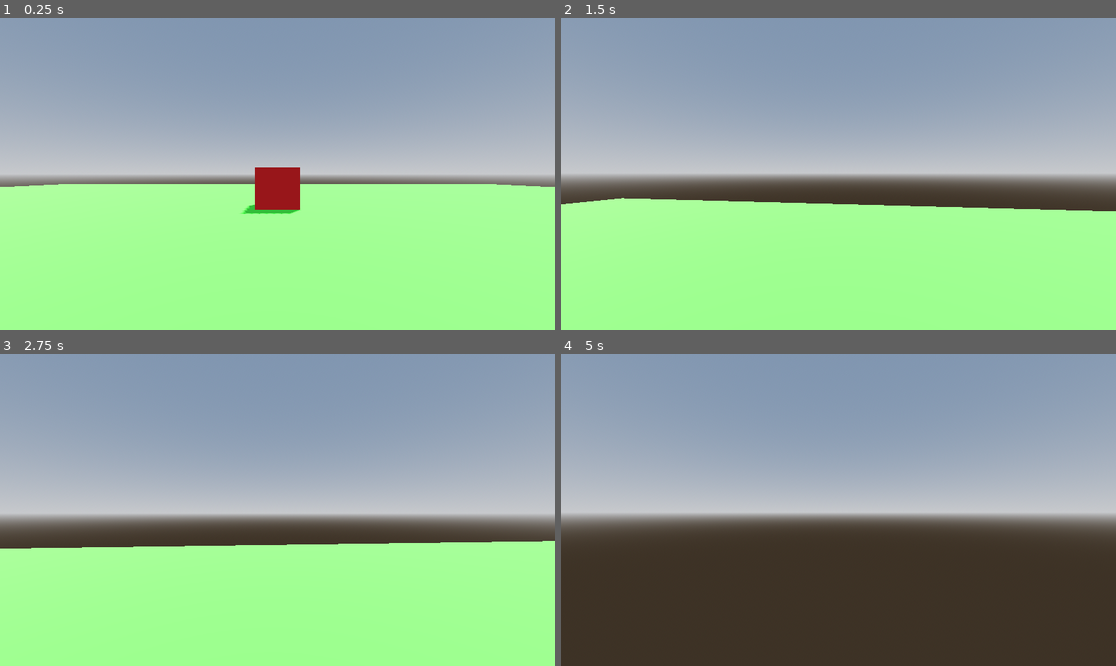
Above: before the commit, frames 1-4 (two rows, left to right).
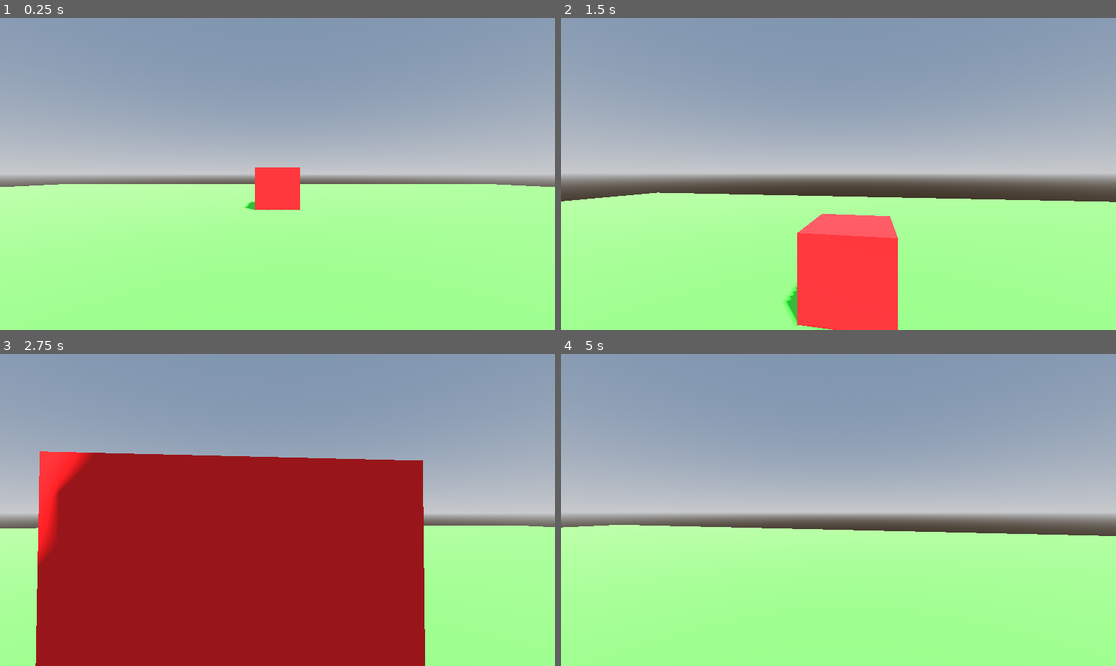
Above: after the commit, the same moments.

Repository: MrDragonMister/Raid_And_Rescue
Game: Godot game, scene res://node.tscn
Same seed, same stepped clock (60 frames per second), same inputs: the game is played once before the commit and once after it.
Inputs (mouse positions are in pixels of both pictures, inside the frame that each line leads up to):
- Up to frame 1 (0.25 s): no input
- Up to frame 2 (1.5 s): tap Enter at 0.5 s; move the mouse to (866, 174) at 0.52 s; hold Shift (crouch) 0.53-1.28 s; hold Up (ui_up) from 0.53 s (still down); tap Space (jump) at 0.77 s; move the mouse to (810, 174) at 1.27 s; tap Shift (crouch) at 1.35 s
- Up to frame 3 (2.75 s): keep holding Up (ui_up); tap Space (jump) at 1.52 s; move the mouse to (288, 503) at 2.02 s; hold Shift (crouch) from 2.03 s (still down)
- Up to frame 4 (5 s): keep holding Up (ui_up); move the mouse to (832, 516) at 2.77 s; release Shift (crouch) at 2.78 s; tap Shift (crouch) at 2.85, 4.35 s; tap Space (jump) at 3.02, 3.77, 4.52 s; move the mouse to (877, 513) at 3.52 s; hold Shift (crouch) 3.53-4.28 s; move the mouse to (794, 506) at 4.27 s

The runs differ from the first frame. In frame 1, 1.3% of the frame differs, in the area x 43-55%, y 47-63%; in frame 2, 9.0%; in frame 3, 49%, in the area x 0-100%, y 31-100%; in frame 4, 44%.

Commit message:
player movement now actually works bug free and good enouigh

Diff:
--- a/Player.gd
+++ b/Player.gd
@@ -1,11 +1,11 @@
 extends CharacterBody3D
 
 
-const SPEED = 5.0
+const SPEED = 4
 const JUMP_VELOCITY = 4.5
 const SENSITIVITY = 0.003
 const air_speed = 5
-const air_drag = 0.05 # between 0 and 1
+const air_drag = 0
 
 @onready var player: CharacterBody3D = $"."
 @onready var head: Node3D = $Head
@@ -117,14 +117,14 @@
 				velocity.x = direction.x * SPEED
 				velocity.z = direction.z * SPEED
 			else:
-				velocity.x = direction.x * air_speed - velocity.x * air_drag
-				velocity.z = direction.z * air_speed - velocity.x * air_drag
+				velocity.x = move_toward(velocity.x, direction.x, air_speed * delta)
+				velocity.z = move_toward(velocity.z, direction.z, air_speed * delta)
 		else:
 			if is_on_floor():
 				velocity.x = move_toward(velocity.x, 0, SPEED)
 				velocity.z = move_toward(velocity.z, 0, SPEED)
-			else:
-				velocity.x -= velocity.x * air_drag
-				velocity.z -= velocity.z * air_drag
+#			else:
+#				velocity.x = moving_direction.x
+#				velocity.z = moving_direction.z
 
 	move_and_slide()
--- a/node.tscn
+++ b/node.tscn
@@ -21,7 +21,7 @@
 [node name="World" type="Node3D"]
 
 [node name="DirectionalLight3D" type="DirectionalLight3D" parent="."]
-transform = Transform3D(-0.866023, -0.433016, 0.250001, 0, 0.499998, 0.866027, -0.500003, 0.749999, -0.43301, 0, 0, 0)
+transform = Transform3D(0.760284, -0.562563, 0.324794, 0, 0.499998, 0.866027, -0.649591, -0.658426, 0.38014, 11.1888, 11.8845, -0.0877705)
 shadow_enabled = true
 
 [node name="WorldEnvironment" type="WorldEnvironment" parent="."]
